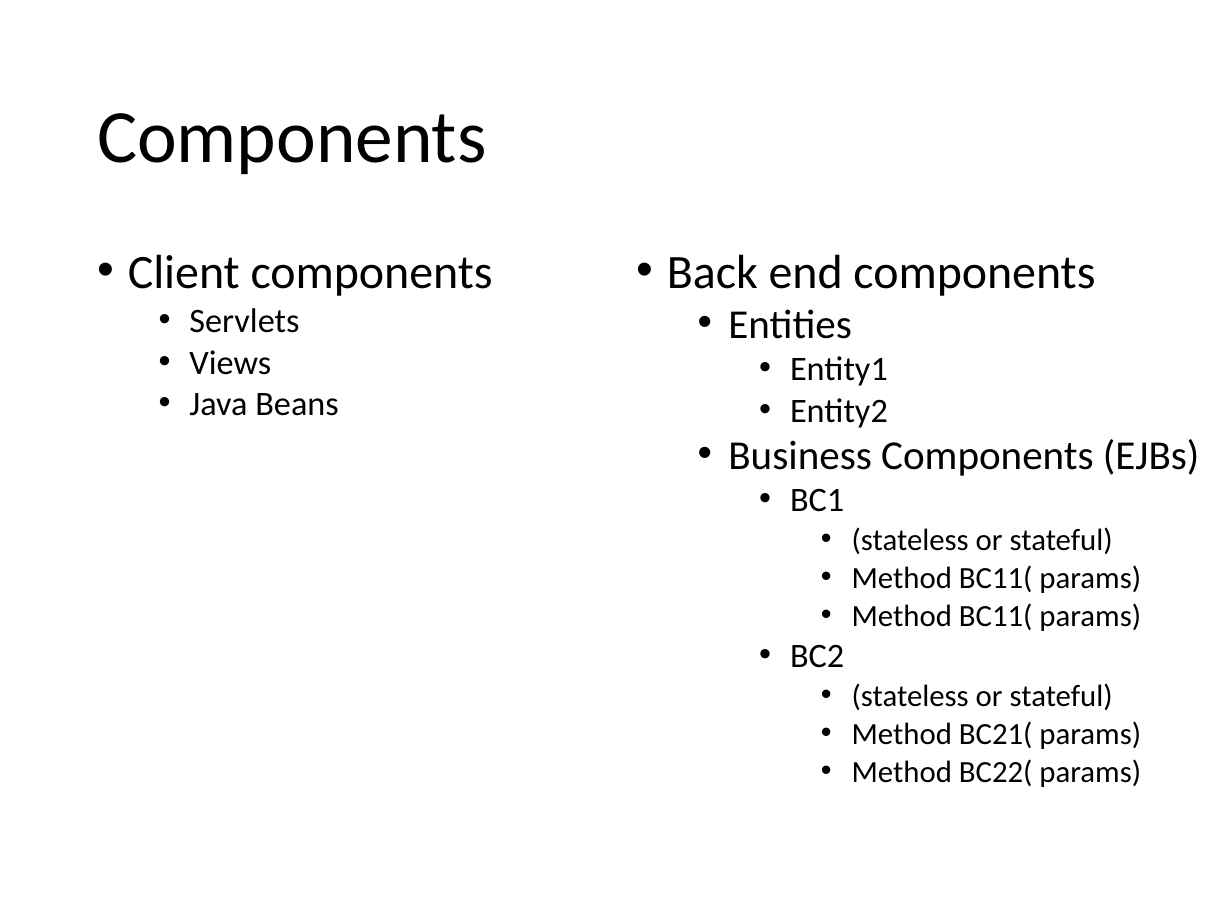
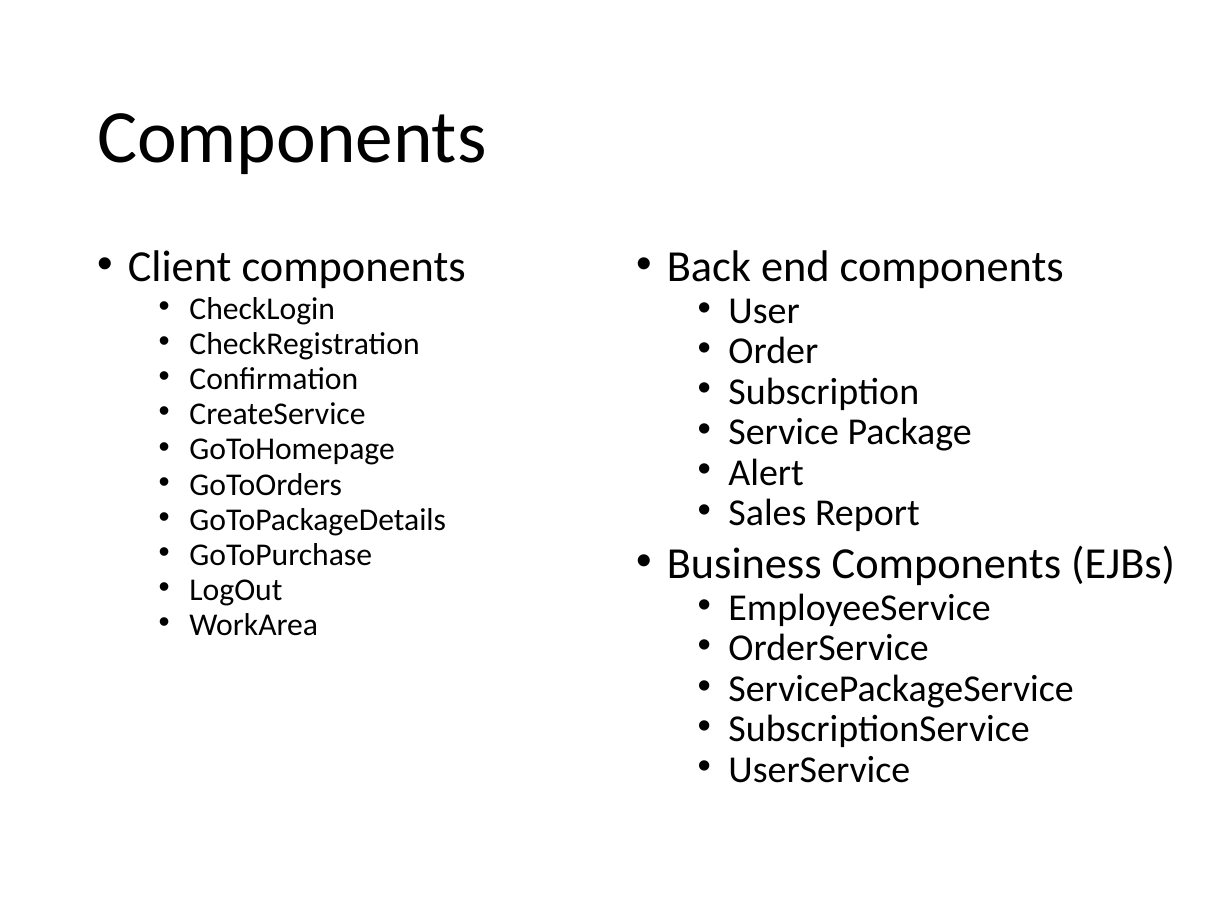
Before and after one commit to marcozetaa/TelcoService, a slide deck: slide 24 of UML/Presentation .pptx. Drawn at 1232x924 pixels with LibreOffice and Linux fonts; fonts in the diff are those of the drawing. Boxes give left, top, right and bottom in pixels: in the first picture for what was removed or moved away, otherwise in the second. Text is boxed around its words. In the diff, an @@ line names an element or a change of style, - is before the commit and + after.

```diff
--- a/UML/Presentation .pptx
+++ b/UML/Presentation .pptx
@@ text at <box>128,250,466,288</box>: size 28 to 25.9 pt in "Client components"; line spacing 0.8 to 0.7 @@
@@ text at <box>667,250,1175,585</box>: size 28 to 25.9 pt in "Back end components"; size 24 to 25.9 pt in "Business Components (EJBs)"; line spacing 0.8 to 0.7; list level 2 to 1 in "Business Components (EJBs)" @@
@@ text at <box>189,297,446,636</box>: text changed; size 20 to 18.5 pt @@
-  • Servlets
-  • Views
-  • Java Beans
+  • CheckLogin
+  • CheckRegistration
+  • Confirmation
+  • CreateService
+  • GoToHomepage
+  • GoToOrders
+  • GoToPackageDetails
+  • GoToPurchase
+  • LogOut
+  • WorkArea
@@ text at <box>728,298,972,531</box>: text changed; size 20 to 22.2 pt @@
-  • Entities
-    • Entity1
-    • Entity2
+  • User
+  • Order
+  • Subscription
+  • Service Package
+  • Alert
+  • Sales Report
@@ text at <box>728,593,1073,783</box>: text changed; size 18 to 22.2 pt @@
-    • BC1
-      • (stateless or stateful)
-      • Method BC11( params)
-      • Method BC11( params)
-    • BC2
-      • (stateless or stateful)
-      • Method BC21( params)
-      • Method BC22( params)
+  • EmployeeService
+  • OrderService
+  • ServicePackageService
+  • SubscriptionService
+  • UserService
```
Also in this commit, not shown: 4 other slides changed, 10 slides added, 11 slides removed, 6 other files.
